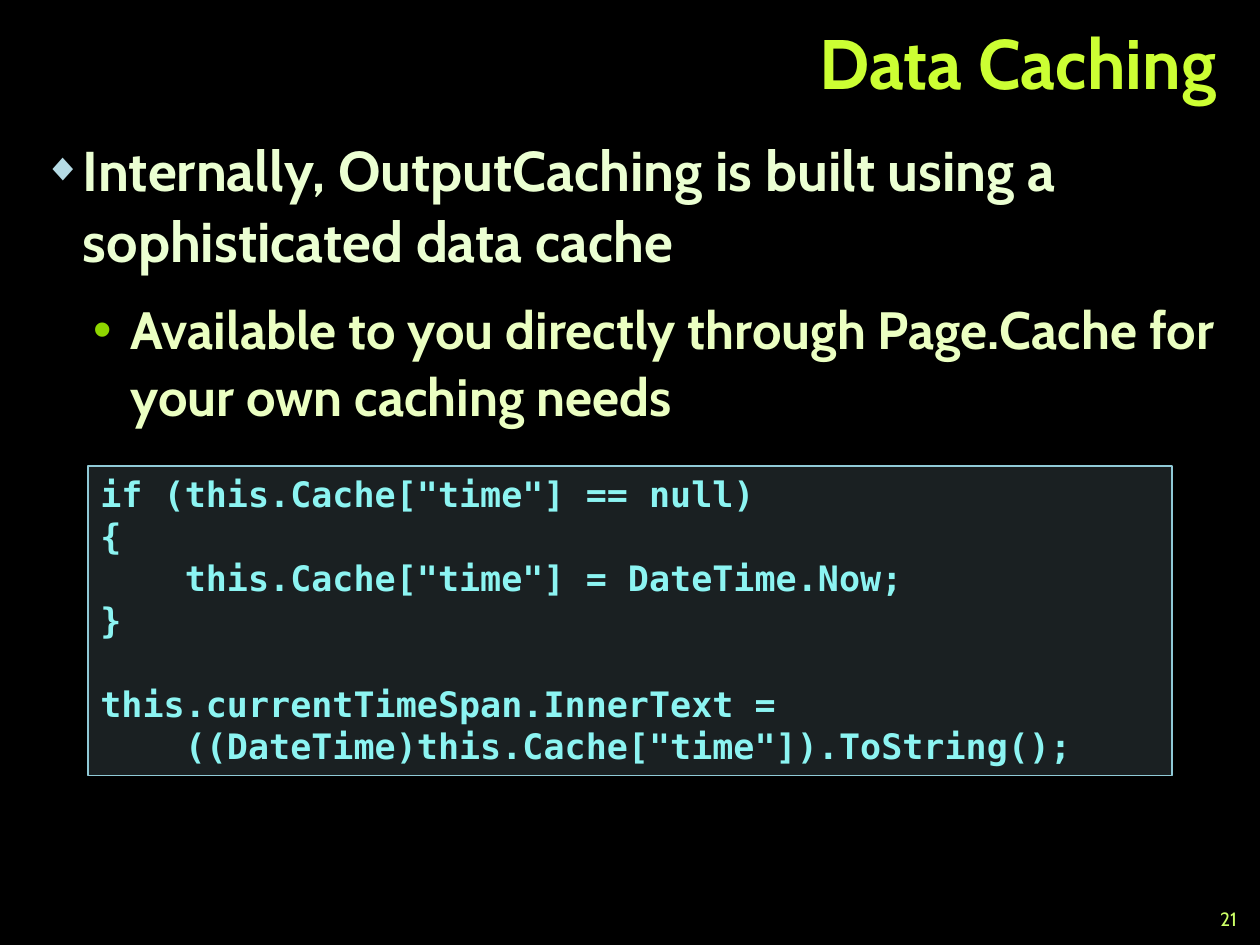
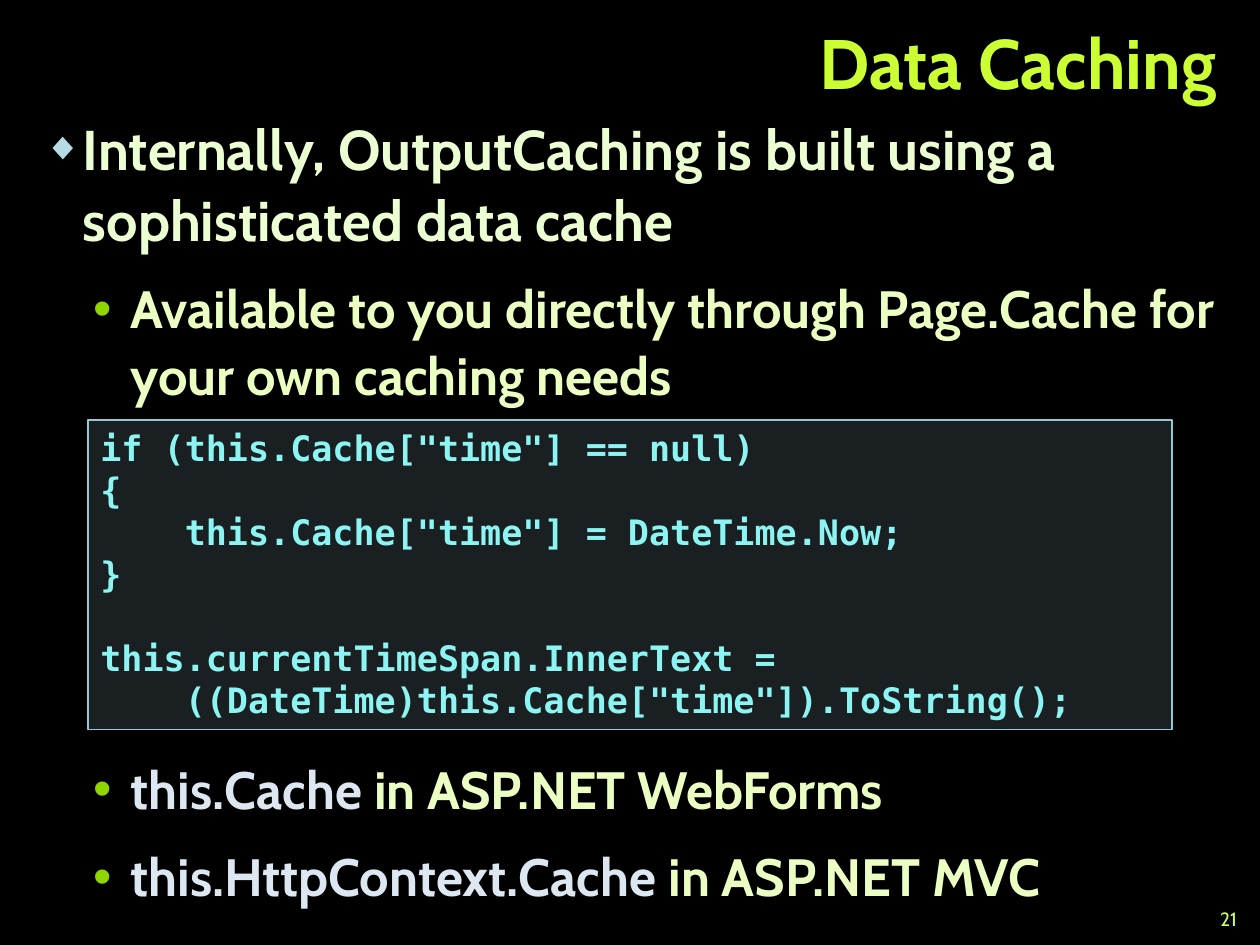
Before and after one commit to martin-nikolov/Telerik-Academy, a slide deck: slide 21 of ASP.NET MVC/07. ASP.NET Caching Data/ASP.NET Caching Data.pptx. Drawn at 1260x945 pixels with LibreOffice and Linux fonts; fonts in the diff are those of the drawing; background and template pictures are left out. Boxes give left, top, right and bottom in pixels: in the first picture for what was removed or moved away, otherwise in the second. Text is boxed around its words. In the diff, an @@ line names an element or a change of style, - is before the commit and + after.

```diff
--- a/ASP.NET MVC/07. ASP.NET Caching Data/ASP.NET Caching Data.pptx
+++ b/ASP.NET MVC/07. ASP.NET Caching Data/ASP.NET Caching Data.pptx
@@ text "Internally, OutputCaching is built using ...": place and size @@
-text "Internally, OutputCaching is built using ..." at <box>83,149,1214,427</box>
+text "Internally, OutputCaching is built using ..." at <box>83,128,1214,908</box>
@@ rectangle "if (this.Cache["time"] == null)": place and size @@
-rectangle "if (this.Cache["time"] == null)" at <box>88,466,1172,776</box>
+rectangle "if (this.Cache["time"] == null)" at <box>88,420,1172,730</box>
@@ text at <box>131,769,1041,908</box>: paragraphs added @@
+  • this.Cache in ASP.NET WebForms
+  • this.HttpContext.Cache in ASP.NET MVC
```
Also in this commit, not shown: 5 other slides changed, 1 slide added, 1 slide removed, 1 other file.
